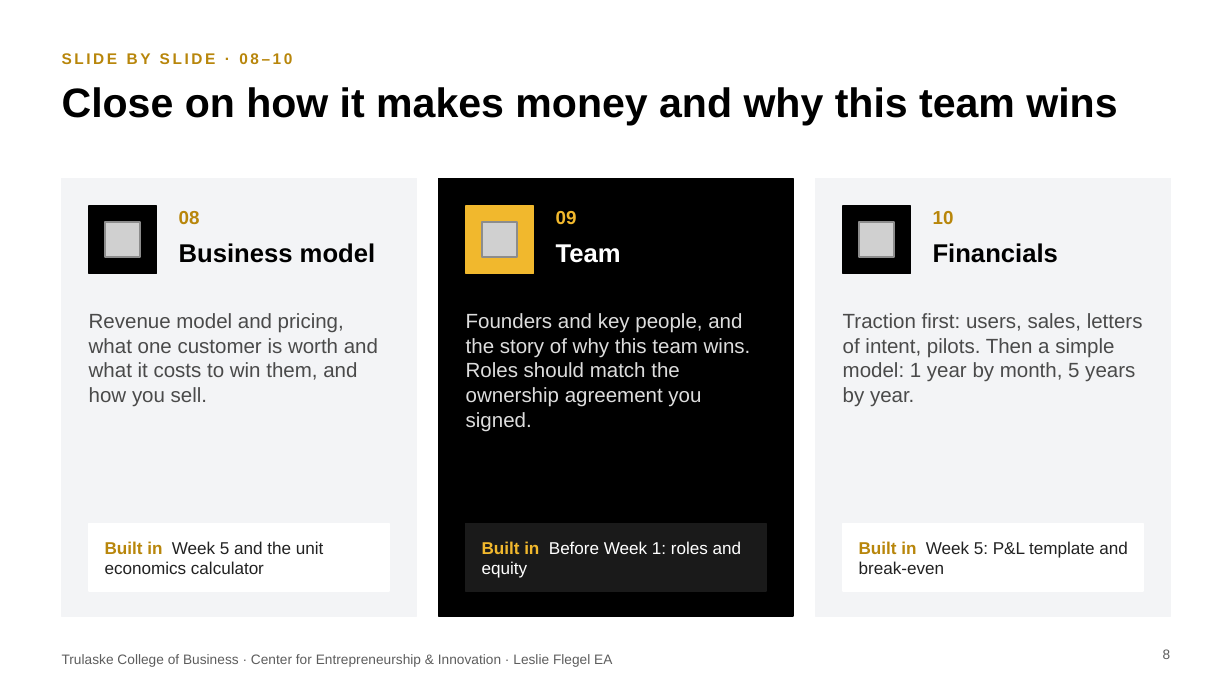
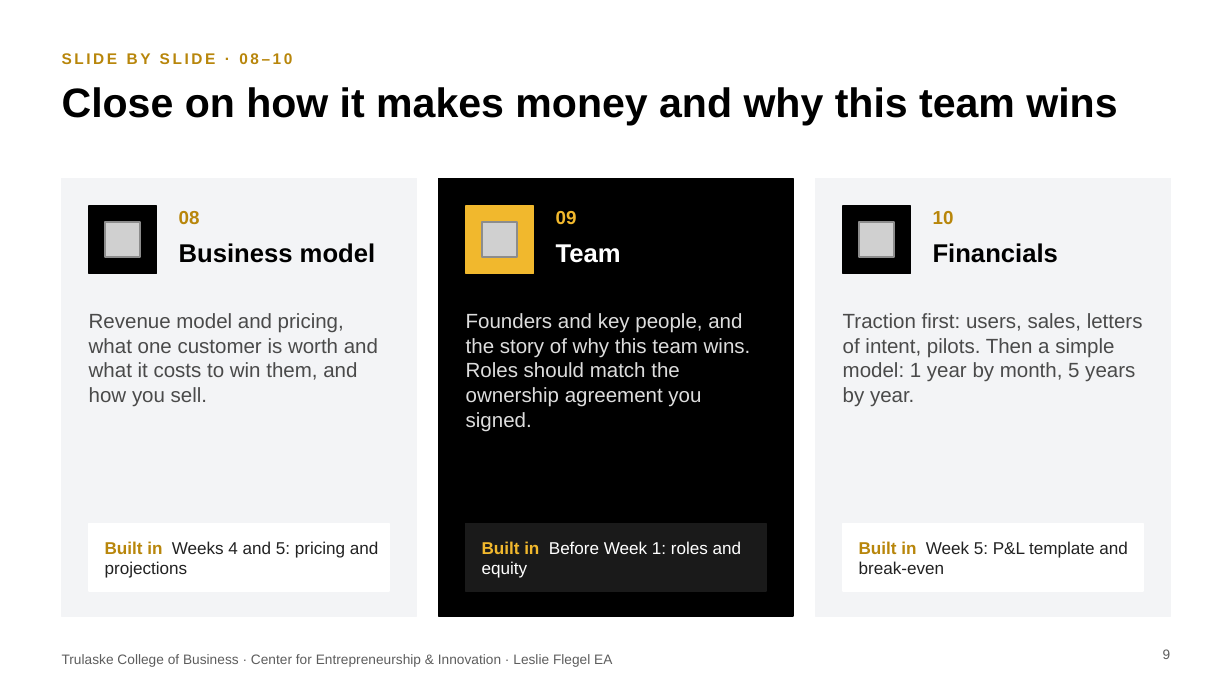
Before and after one commit to nfajors/CEI, a slide deck: slide 9 of assets/ea/ea-week6-learning-to-pitch.pptx (slide 8 before the commit). Drawn at 1232x693 pixels with LibreOffice and Linux fonts; fonts in the diff are those of the drawing; grey boxes stand for pictures. Boxes give left, top, right and bottom in pixels: in the first picture for what was removed or moved away, otherwise in the second. Text is boxed around its words. In the diff, an @@ line names an element or a change of style, - is before the commit and + after.

```diff
--- a/assets/ea/ea-week6-learning-to-pitch.pptx
+++ b/assets/ea/ea-week6-learning-to-pitch.pptx
@@ text at (x1=105, y1=541, x2=379, y2=578): text changed @@
-Built in Week 5 and the unit economics calculator
+Built in Weeks 4 and 5: pricing and projections
```
Also in this commit, not shown: 9 other slides changed, 1 slide added, 13 other files.
